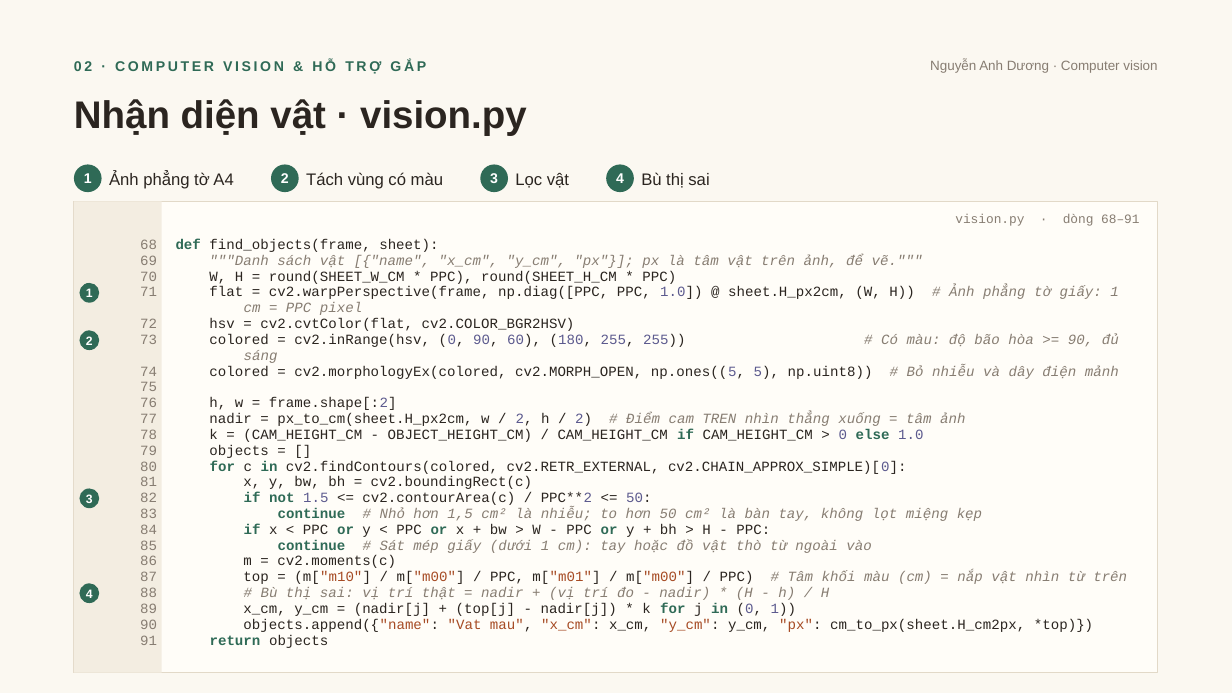
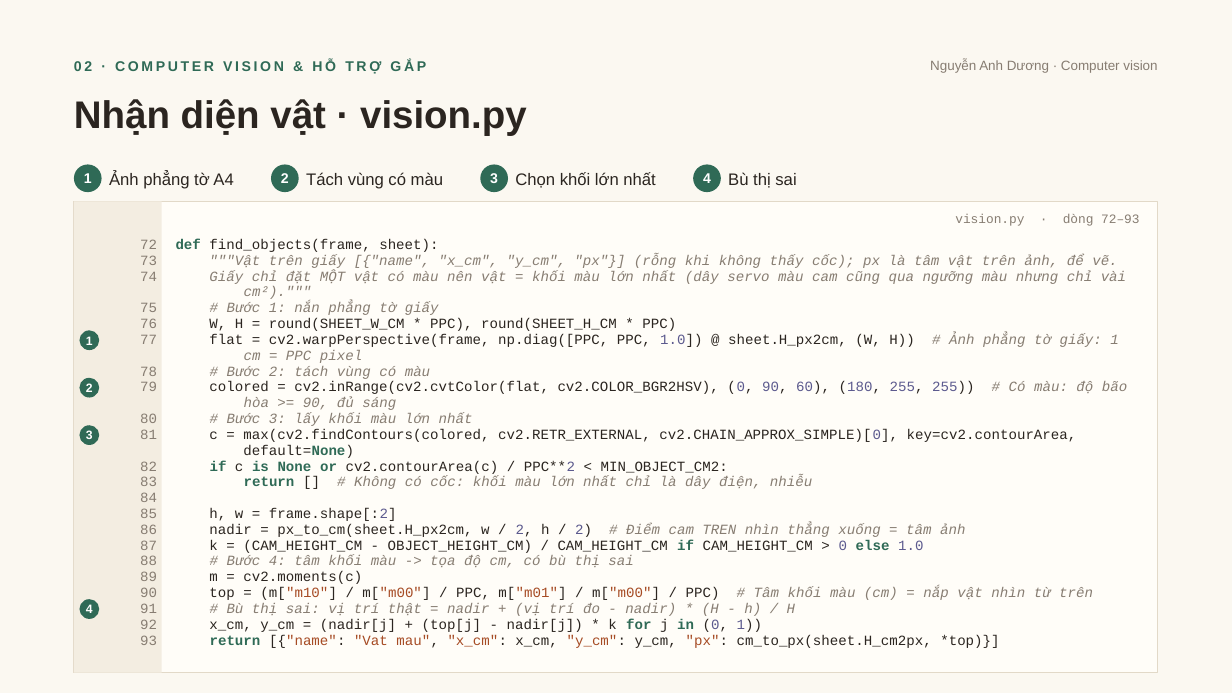
Before and after one commit to DuongNAD/Project_IoT, a slide deck: slide 7 of slides/Phan2_LuongDuLieu_Code.pptx. Drawn at 1232x693 pixels with LibreOffice and Linux fonts; fonts in the diff are those of the drawing. Boxes give left, top, right and bottom in pixels: in the first picture for what was removed or moved away, otherwise in the second. Text is boxed around its words. In the diff, an @@ line names an element or a change of style, - is before the commit and + after.

```diff
--- a/slides/Phan2_LuongDuLieu_Code.pptx
+++ b/slides/Phan2_LuongDuLieu_Code.pptx
@@ text at bbox=[515, 172, 655, 188]: text changed @@
-Lọc vật
+Chọn khối lớn nhất
@@ ellipse "4": place and size @@
-ellipse "4" at bbox=[606, 165, 634, 192]
+ellipse "4" at bbox=[693, 165, 721, 192]
@@ text "Bù thị sai": place and size @@
-text "Bù thị sai" at bbox=[641, 172, 709, 188]
+text "Bù thị sai" at bbox=[728, 172, 796, 188]
@@ text at bbox=[140, 239, 157, 296]: paragraphs removed @@
-68
-69
-70
-71
@@ text at bbox=[955, 214, 1139, 226]: text changed @@
-vision.py · dòng 68–91
+vision.py · dòng 72–93
@@ text at bbox=[209, 255, 1126, 315]: text changed @@
-"""Danh sách vật [{"name", "x_cm", "y_cm", "px"}]; px là tâm vật trên ảnh, để vẽ."""
+"""Vật trên giấy [{"name", "x_cm", "y_cm", "px"}] (rỗng khi không thấy cốc); px là tâm vật trên ảnh, để vẽ.
+Giấy chỉ đặt MỘT vật có màu nên vật = khối màu lớn nhất (dây servo màu cam cũng qua ngưỡng màu nhưng chỉ vài
+cm²)."""
+# Bước 1: nắn phẳng tờ giấy
@@ ellipse "1": place and size @@
-ellipse "1" at bbox=[79, 283, 99, 302]
+ellipse "1" at bbox=[79, 331, 99, 350]
@@ ellipse "2": place and size @@
-ellipse "2" at bbox=[79, 331, 99, 350]
+ellipse "2" at bbox=[79, 378, 99, 397]
@@ text at bbox=[209, 366, 1127, 489]: text changed @@
-hsv = cv2.cvtColor(flat, cv2.COLOR_BGR2HSV)
-colored = cv2.inRange(hsv, (0, 90, 60), (180, 255, 255)) # Có màu: độ bão hòa >= 90, đủ
-sáng
-colored = cv2.morphologyEx(colored, cv2.MORPH_OPEN, np.ones((5, 5), np.uint8)) # Bỏ nhiễu và dây điện mảnh
+# Bước 2: tách vùng có màu
+colored = cv2.inRange(cv2.cvtColor(flat, cv2.COLOR_BGR2HSV), (0, 90, 60), (180, 255, 255)) # Có màu: độ bão
+hòa >= 90, đủ sáng
+# Bước 3: lấy khối màu lớn nhất
+c = max(cv2.findContours(colored, cv2.RETR_EXTERNAL, cv2.CHAIN_APPROX_SIMPLE)[0], key=cv2.contourArea,
+default=None)
+if c is None or cv2.contourArea(c) / PPC**2 < MIN_OBJECT_CM2:
+return [] # Không có cốc: khối màu lớn nhất chỉ là dây điện, nhiễu
@@ ellipse "3": place and size @@
-ellipse "3" at bbox=[79, 489, 99, 508]
+ellipse "3" at bbox=[79, 425, 99, 445]
@@ text at bbox=[227, 555, 633, 568]: text changed; text colour #2B2520 to #877D72; italic on @@
-objects = []
-for c in cv2.findContours(colored, cv2.RETR_EXTERNAL, cv2.CHAIN_APPROX_SIMPLE)[0]:
-x, y, bw, bh = cv2.boundingRect(c)
-if not 1.5 <= cv2.contourArea(c) / PPC**2 <= 50:
-continue # Nhỏ hơn 1,5 cm² là nhiễu; to hơn 50 cm² là bàn tay, không lọt miệng kẹp
-if x < PPC or y < PPC or x + bw > W - PPC or y + bh > H - PPC:
-continue # Sát mép giấy (dưới 1 cm): tay hoặc đồ vật thò từ ngoài vào
+# Bước 4: tâm khối màu -> tọa độ cm, có bù thị sai
@@ ellipse "4": place and size @@
-ellipse "4" at bbox=[79, 583, 99, 603]
+ellipse "4" at bbox=[79, 599, 99, 618]
@@ text at bbox=[140, 619, 157, 645]: paragraphs added @@
+92
+93
@@ text at bbox=[210, 634, 999, 648]: text changed @@
-objects.append({"name": "Vat mau", "x_cm": x_cm, "y_cm": y_cm, "px": cm_to_px(sheet.H_cm2px, *top)})
-return objects
+return [{"name": "Vat mau", "x_cm": x_cm, "y_cm": y_cm, "px": cm_to_px(sheet.H_cm2px, *top)}]
```
Also in this commit, not shown: 5 other slides changed, 19 other files.
